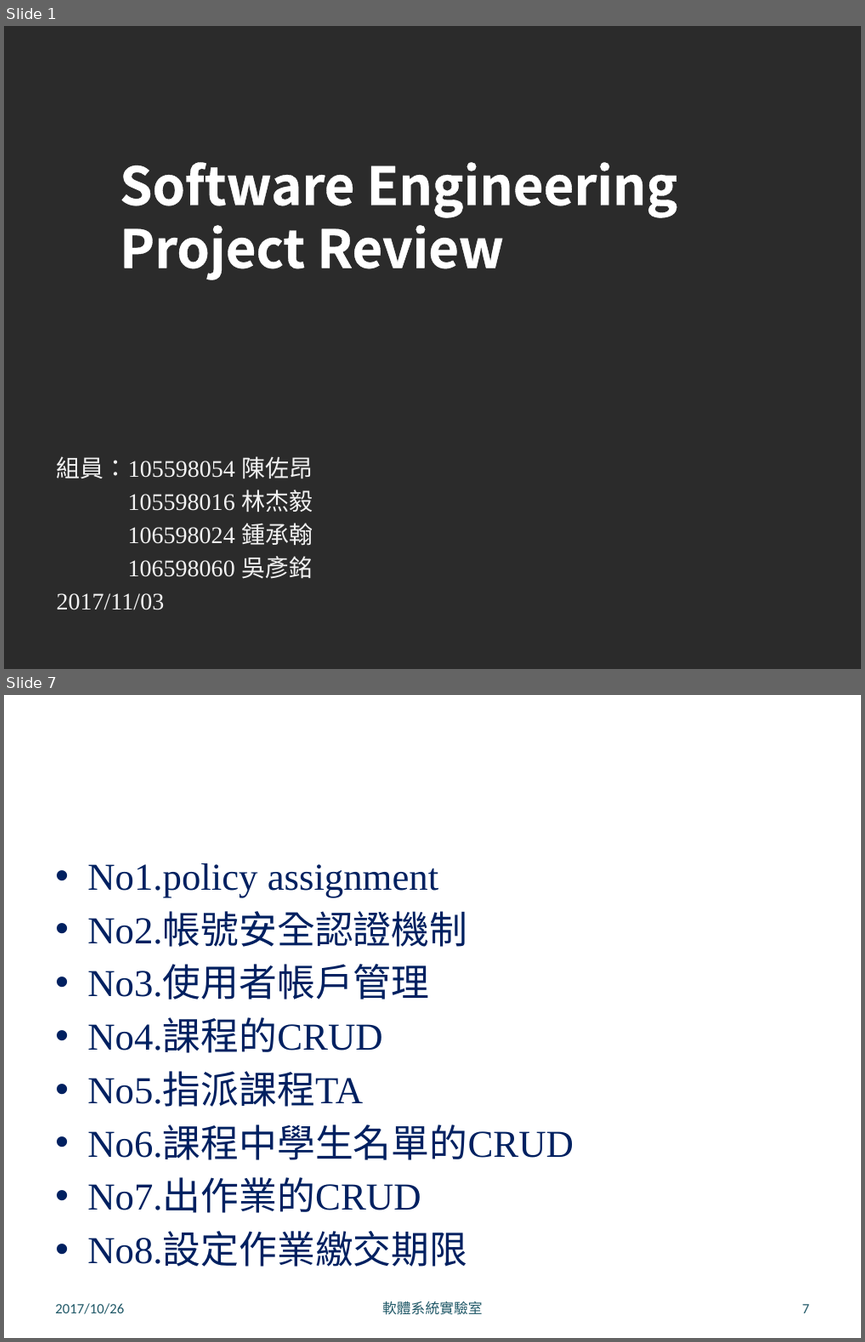
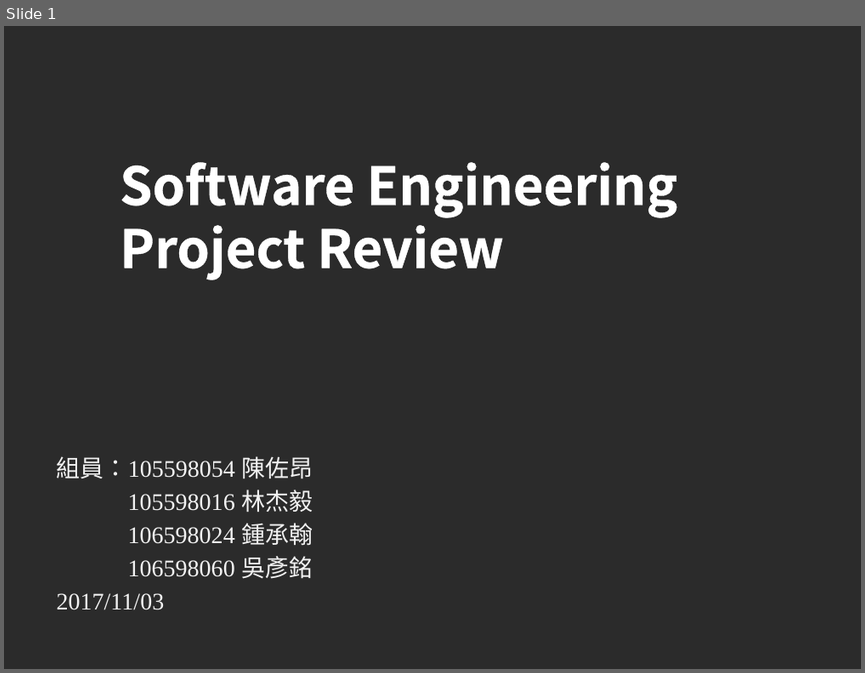
Before and after one commit to disc9562/SE_PASS, a slide deck: doc/report.pptx. Shown one above the other, each under a label of ours: slides 1 and 7 before the commit, slide 1 after it; the slides between them are not shown. The pictures are 865x1342 and 865x673 pixels, drawn with LibreOffice and Linux fonts; fonts in the diff are those of the drawing; background and template pictures are left out; a plain dark background stands for a picture behind light text. Boxes give left, top, right and bottom in pixels: in the first picture for what was removed or moved away, otherwise in the second. Text is boxed around its words. In the diff, an @@ line names an element or a change of style, - is before the commit and + after.

```diff
--- a/doc/report.pptx
+++ b/doc/report.pptx
@@ slide 7 removed at <box>4,695,861,1338</box>, background picture (left out) @@
@@ title removed at <box>46,721,818,828</box> @@
-  Task Scheduling
@@ text removed at <box>87,863,574,1266</box> @@
-• No1.policy assignment
-• No2.帳號安全認證機制
-• No3.使用者帳戶管理
-• No4.課程的CRUD
-• No5.指派課程TA
-• No6.課程中學生名單的CRUD
-• No7.出作業的CRUD
-• No8.設定作業繳交期限
@@ text removed at <box>55,1303,124,1314</box> @@
-2017/10/26
@@ text removed at <box>382,1301,482,1315</box> @@
-軟體系統實驗室
@@ page number removed at <box>802,1304,809,1313</box> @@
-7
```
Also in this commit, not shown: 6 slides changed, 5 slides added, 2 other files.
